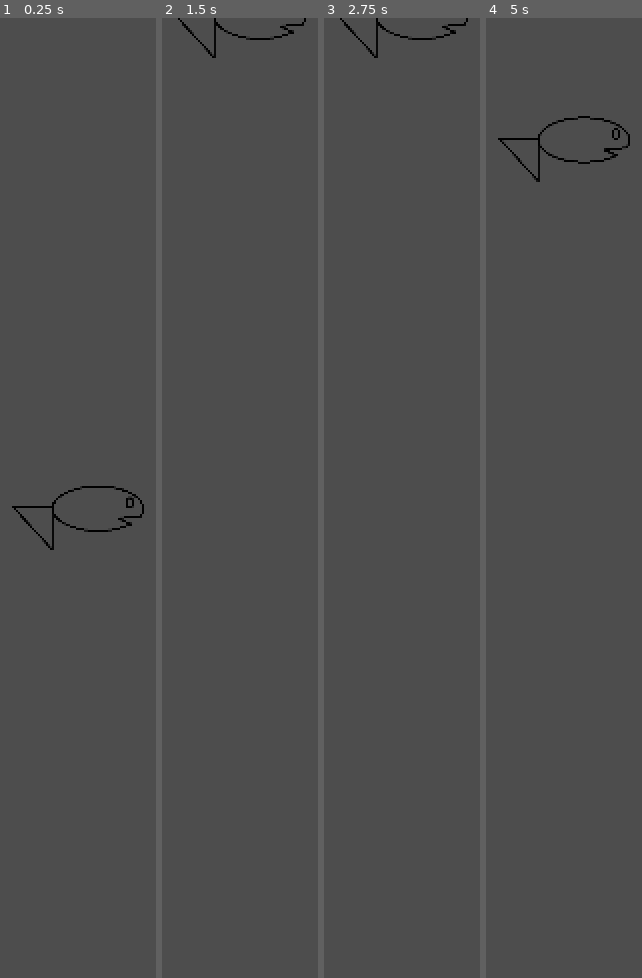
Above: before the commit, frames 1-4 (left to right).
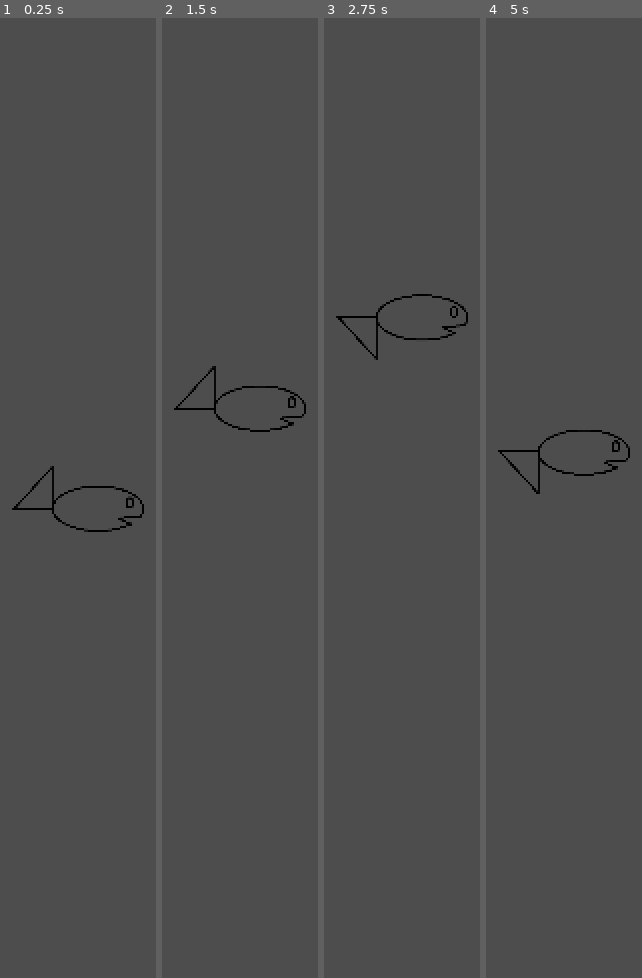
Above: after the commit, the same moments.

Repository: Aveli-games/splashy-fish
Game: Godot game, scene res://main.tscn
Same seed, same stepped clock (60 frames per second), same inputs: the game is played once before the commit and once after it. The project has no main scene, so this scene is started directly.
Inputs:
- Up to frame 1 (0.25 s): no input
- Up to frame 2 (1.5 s): tap Enter at 0.5 s; hold W (swim_up) 0.53-1.28 s; hold S (swim_down) from 1.28 s (still down)
- Up to frame 3 (2.75 s): release S (swim_down) at 2.03 s; hold W (swim_up) from 2.03 s (still down)
- Up to frame 4 (5 s): tap Space at 2.75 s; tap Enter at 3.5 s; release W (swim_up) at 3.53 s; hold S (swim_down) from 3.53 s (still down)

The runs differ from the first frame. In frame 1, 0.3% of the frame differs, in the area x 7-35%, y 46-56%; in frame 2, 0.8%; in frame 3, 0.8%; in frame 4, 1.1%, in the area x 7-93%, y 10-50%.

Commit message:
Add animation to player fish
Different animations for when neutral, moving up, and moving down

Also quick update to movement that requires a key press per impulse

Diff:
--- a/player.gd
+++ b/player.gd
@@ -1,7 +1,7 @@
 extends Area2D
 
 var speed = 0
-var swim_impulse = 30
+var swim_impulse = 150
 var coasting_deceleration = 150
 var velocity = Vector2.ZERO
 
@@ -10,26 +10,30 @@
 # Called when the node enters the scene tree for the first time.
 func _ready():
 	screen_size = get_viewport_rect().size
+	$AnimatedSprite2D.animation = "swim_neutral"
+	$AnimatedSprite2D.play()
 
 
 # Called every frame. 'delta' is the elapsed time since the previous frame.
 func _process(delta):
 	var direction = 0
 
-	# Get direction player is swimming
-	if Input.is_action_pressed("swim_up"):
+	# Get direction player is swimming, but require a keystoke per impulse
+	if Input.is_action_just_pressed("swim_up"):
 		direction = 1
-	if Input.is_action_pressed("swim_down"):
+	if Input.is_action_just_pressed("swim_down"):
 		direction = -1
 
 	# Apply the swim impulse
 	speed += swim_impulse * direction
 
 	# Apply constant drag against movement
-	if speed > 0:
+	if speed > coasting_deceleration * delta:
 		speed -= coasting_deceleration * delta
-	elif speed < 0:
+	elif speed < -(coasting_deceleration * delta):
 		speed += coasting_deceleration * delta
+	else:
+		speed = 0
 
 	# Calc vector and change position
 	velocity = Vector2.UP * speed
@@ -38,3 +42,14 @@
 
 	# Prevent flying off the screen
 	position = position.clamp(Vector2.ZERO, screen_size)
+
+	# When player hits wall, cancel all speed
+	if position.y == 0 || position.y == screen_size.y:
+		speed = 0
+
+	if velocity.y > 0:
+		$AnimatedSprite2D.animation = "swim_down"
+	elif velocity.y < 0:
+		$AnimatedSprite2D.animation = "swim_up"
+	else:
+		$AnimatedSprite2D.animation = "swim_neutral"
--- a/player.tscn
+++ b/player.tscn
@@ -1,8 +1,9 @@
-[gd_scene load_steps=6 format=3 uid="uid://yyaj3k1cmcfm"]
+[gd_scene load_steps=7 format=3 uid="uid://yyaj3k1cmcfm"]
 
 [ext_resource type="Script" path="res://player.gd" id="1_3epn2"]
 [ext_resource type="Texture2D" uid="uid://bjl1tfsyusdem" path="res://art/sprites/player/fish1.png" id="1_byiqn"]
 [ext_resource type="Texture2D" uid="uid://qheh2jvftmnk" path="res://art/sprites/player/fish2.png" id="2_fhb7f"]
+[ext_resource type="Texture2D" uid="uid://b0m0rs7tcg40x" path="res://art/sprites/player/fish_neutral.png" id="2_vd4gn"]
 
 [sub_resource type="SpriteFrames" id="SpriteFrames_4ma7g"]
 animations = [{
@@ -11,10 +12,32 @@
 "texture": ExtResource("1_byiqn")
 }, {
 "duration": 1.0,
+"texture": ExtResource("2_vd4gn")
+}],
+"loop": true,
+"name": &"swim_down",
+"speed": 3.0
+}, {
+"frames": [{
+"duration": 1.0,
+"texture": ExtResource("1_byiqn")
+}, {
+"duration": 1.0,
 "texture": ExtResource("2_fhb7f")
 }],
 "loop": true,
-"name": &"swim",
+"name": &"swim_neutral",
+"speed": 3.0
+}, {
+"frames": [{
+"duration": 1.0,
+"texture": ExtResource("2_fhb7f")
+}, {
+"duration": 1.0,
+"texture": ExtResource("2_vd4gn")
+}],
+"loop": true,
+"name": &"swim_up",
 "speed": 3.0
 }]
 
@@ -30,9 +53,7 @@
 [node name="AnimatedSprite2D" type="AnimatedSprite2D" parent="."]
 scale = Vector2(0.362903, 0.386364)
 sprite_frames = SubResource("SpriteFrames_4ma7g")
-animation = &"swim"
-frame = 1
-frame_progress = 0.570127
+animation = &"swim_down"
 
 [node name="CollisionShape2D" type="CollisionShape2D" parent="."]
 position = Vector2(20, -1)
Binary file added: art/sprites/player/fish_neutral.png
Not shown, added: art/sprites/player/fish_neutral.png.import
